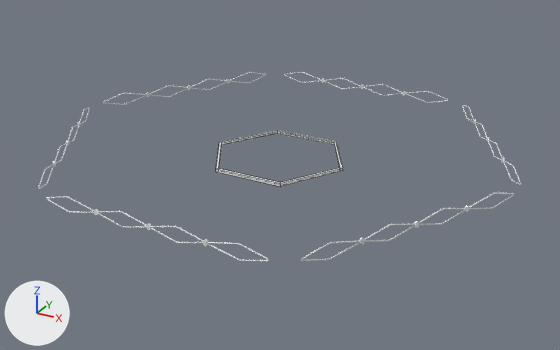
Before and after pictures for a commit that changed the Blender file Resources/BlendFiles/Arena.blend.
The view is the same before and after, from a 50 mm lens placed at (24.7, -44.6, 20.8), pointed at (0.5, -0.7, -1.2). Every picture has the same lights, and +X, +Y and +Z are marked at lower left. Mesh edges are drawn as thin lines on the coarser meshes.

The first picture shows 'BarrierFence_S', 'BarrierFence_SE', 'Ground_CentreTrim'.
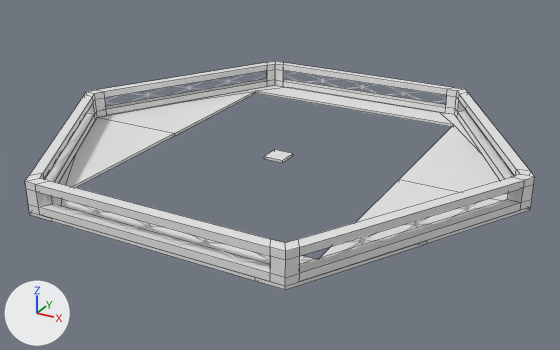
Edits to the scene script, one JSON object a line:
```json
{"block": "me_cube_004", "where": "# used by ob_ground; location = (0.0, 0.0, 0.0)"}
{"op": "remove", "block": "me_cube_004", "code": "me_cube_004.from_pydata(...)  # 18 vertices, 16 faces; spans x -17.5..17.5, y -15.2..15.2, z -0.2..0.0"}
{"op": "add", "block": "me_cube_004", "code": "me_cube_004.from_pydata(...)  # 54 vertices, 54 faces; spans x -17.5..17.5, y -15.2..15.2, z -0.2..0.0"}
{"block": "me_cube_004", "change": "me_cube_004 part 1"}
{"block": "me_cube_004", "change": "16 faces are deleted"}
{"block": "me_cube_004", "change": "36 vertices are added at x -13.4..13.4, y -15.2..15.2, z -0.2..0.0"}
{"block": "me_cube_004", "change": "54 new faces join them"}
{"op": "add", "block": "me_cube", "code": ["me_cube = bpy.data.meshes.new('Cube')", "me_cube.from_pydata(...)  # a box spanning x -0.75..0.75, y -0.75..0.75, z -0.2..0.0"]}
{"op": "add", "block": "ob_ground_centretrim", "code": "ob_ground_centretrim.hide_viewport = True"}
{"op": "remove", "block": "ob_ground_barrier", "code": "ob_ground_barrier.hide_viewport = True"}
{"op": "remove", "block": "ob_ground", "code": "ob_ground.hide_viewport = True"}
{"op": "add", "block": "ob_ground_quadrant", "code": ["ob_ground_quadrant = bpy.data.objects.new('Ground_Quadrant', me_cube)", "ob_ground_quadrant.location = (0.0, 0.0, 0.0)"]}
```

Location of each change, [x1, y1, x2, y2] in pixels of the pictures (560 x 350 px):
```json
{"object": "Ground_Barrier", "change": "shown", "after": [25, 61, 535, 286]}
{"object": "Ground", "change": "shown", "after": [29, 85, 531, 290]}
{"object": "Ground_CentreTrim", "change": "hidden", "before": [216, 130, 343, 187]}
{"object": "Ground_Quadrant", "change": "added", "after": [264, 150, 293, 163]}
```
